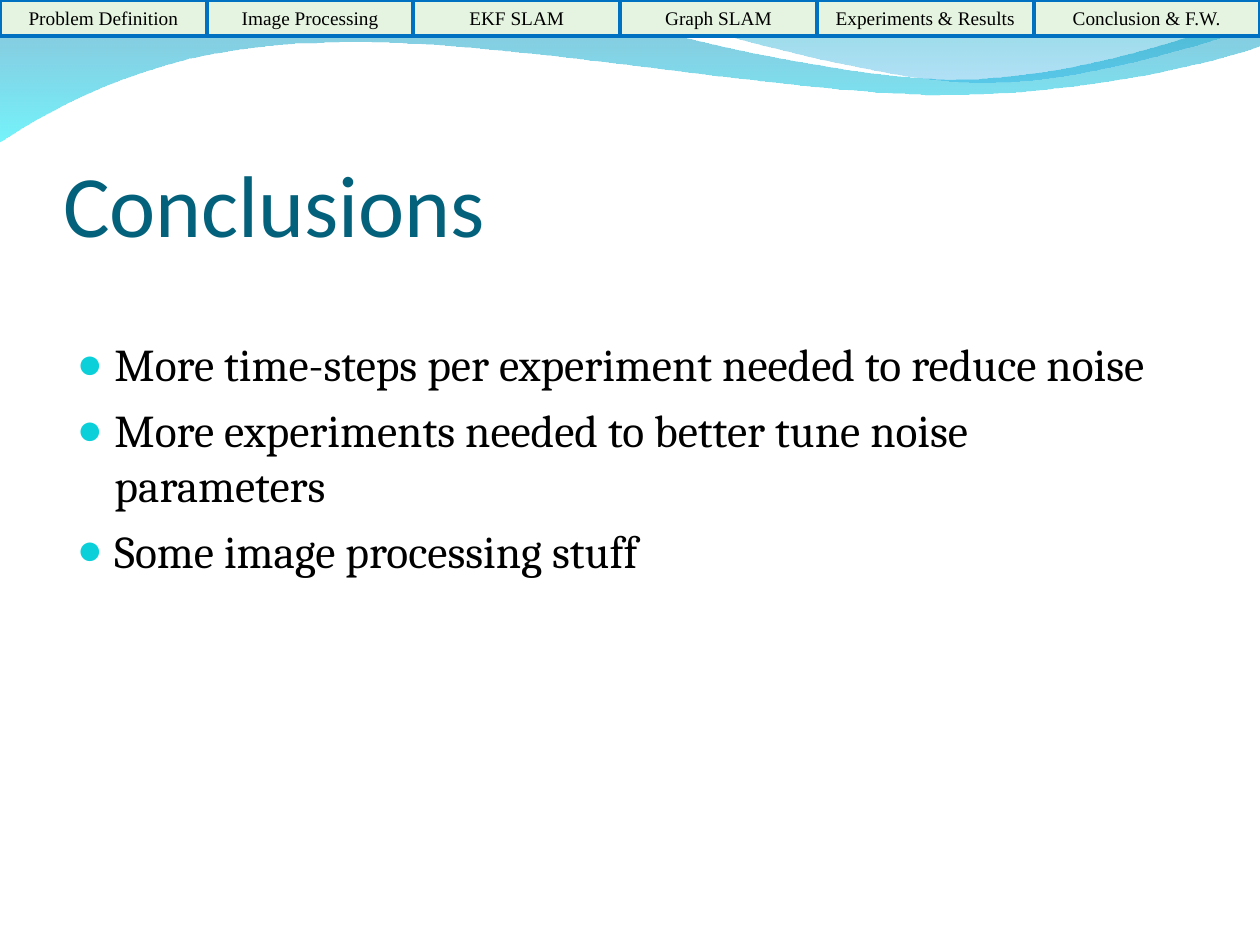
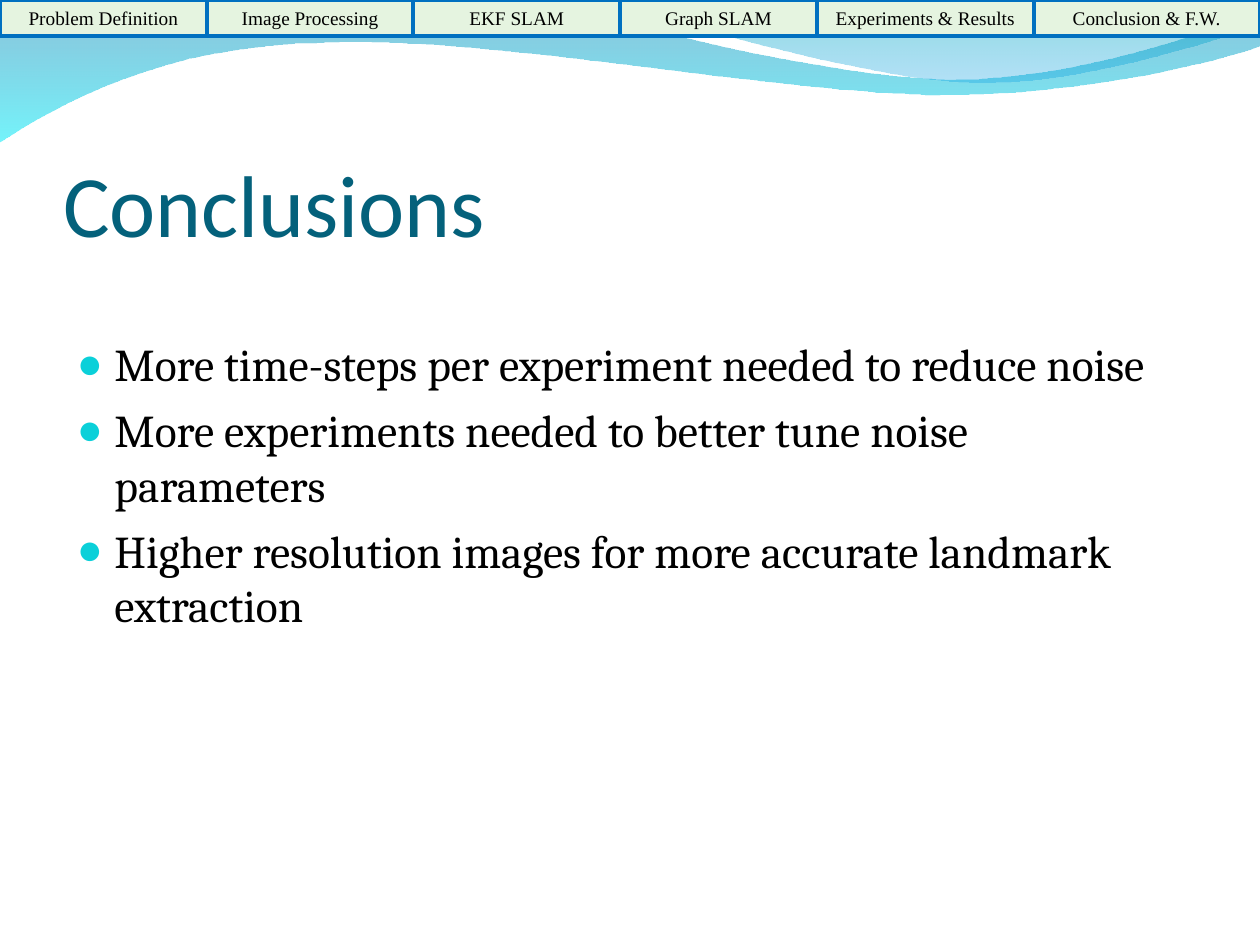
Before and after one commit to HerkyJerky/NAO-ALPHA-AS-FUCK-ROBOTS, a slide deck: slide 16 of Presentation Parts/Final Presentation.ppt. Drawn at 1260x945 pixels with LibreOffice and Linux fonts; fonts in the diff are those of the drawing; background and template pictures are left out. Boxes give left, top, right and bottom in pixels: in the first picture for what was removed or moved away, otherwise in the second. Text is boxed around its words. In the diff, an @@ line names an element or a change of style, - is before the commit and + after.

```diff
--- a/Presentation Parts/Final Presentation.ppt
+++ b/Presentation Parts/Final Presentation.ppt
@@ text at <box>114,535,1111,623</box>: text changed @@
-● Some image processing stuff
+● Higher resolution images for more accurate landmark extraction
```
Also in this commit, not shown: 2 other slides changed.
